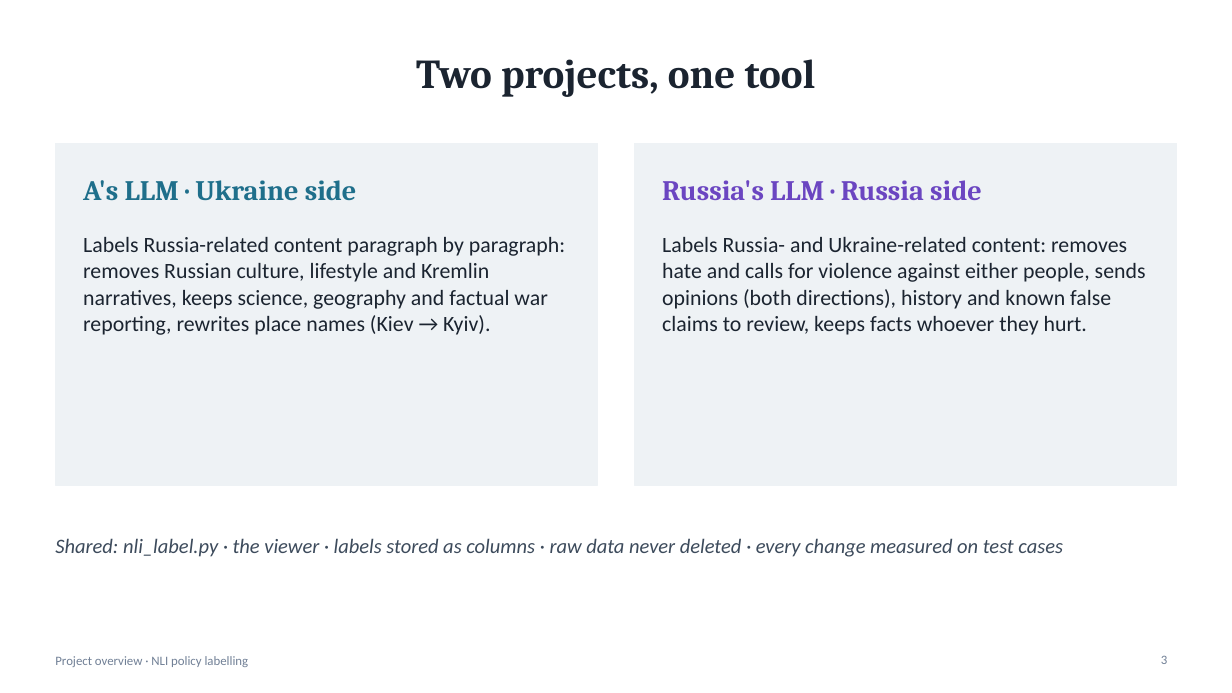
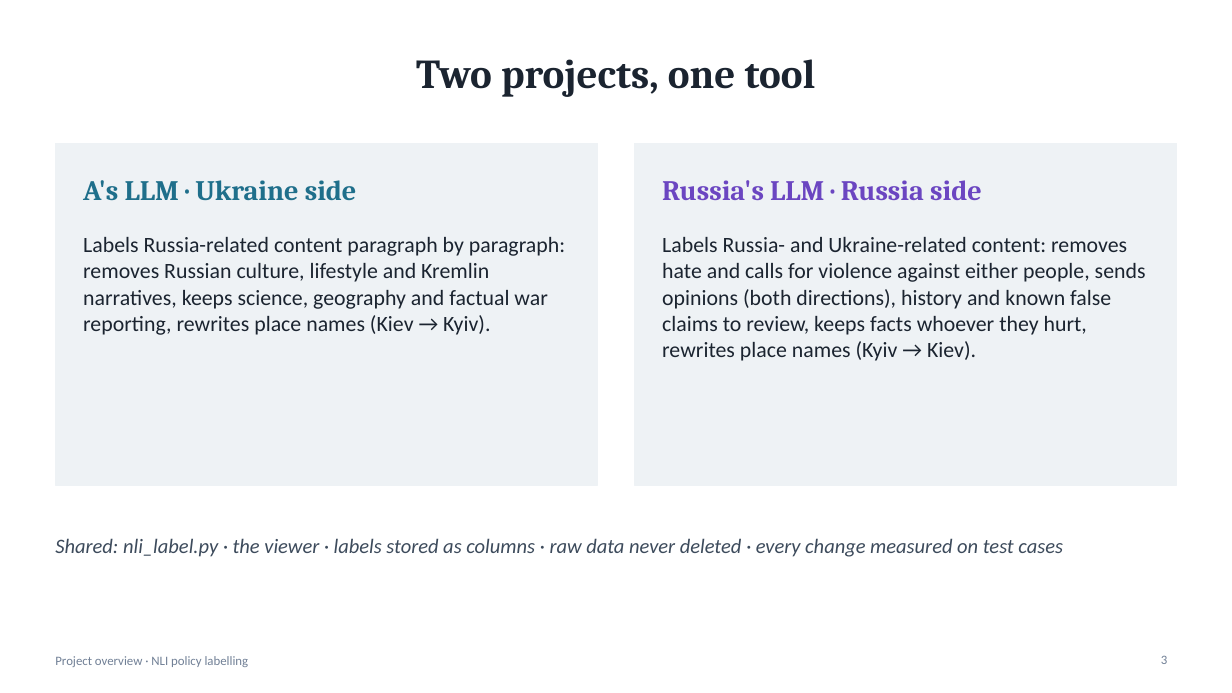
Before and after one commit to thomas9123526/nli_filter_ru, a slide deck: slide 3 of cmds/presentations/01_project_overview.pptx. Drawn at 1232x693 pixels with LibreOffice and Linux fonts; fonts in the diff are those of the drawing. Boxes give left, top, right and bottom in pixels: in the first picture for what was removed or moved away, otherwise in the second. Text is boxed around its words. In the diff, an @@ line names an element or a change of style, - is before the commit and + after.

```diff
--- a/cmds/presentations/01_project_overview.pptx
+++ b/cmds/presentations/01_project_overview.pptx
@@ text at <box>662,237,1146,361</box>: text changed @@
-Labels Russia- and Ukraine-related content: removes hate and calls for violence against either people, sends opinions (both directions), history and known false claims to review, keeps facts whoever they hurt.
+Labels Russia- and Ukraine-related content: removes hate and calls for violence against either people, sends opinions (both directions), history and known false claims to review, keeps facts whoever they hurt, rewrites place names (Kyiv → Kiev).
```
Also in this commit, not shown: 1 other slide changed, 13 other files.
